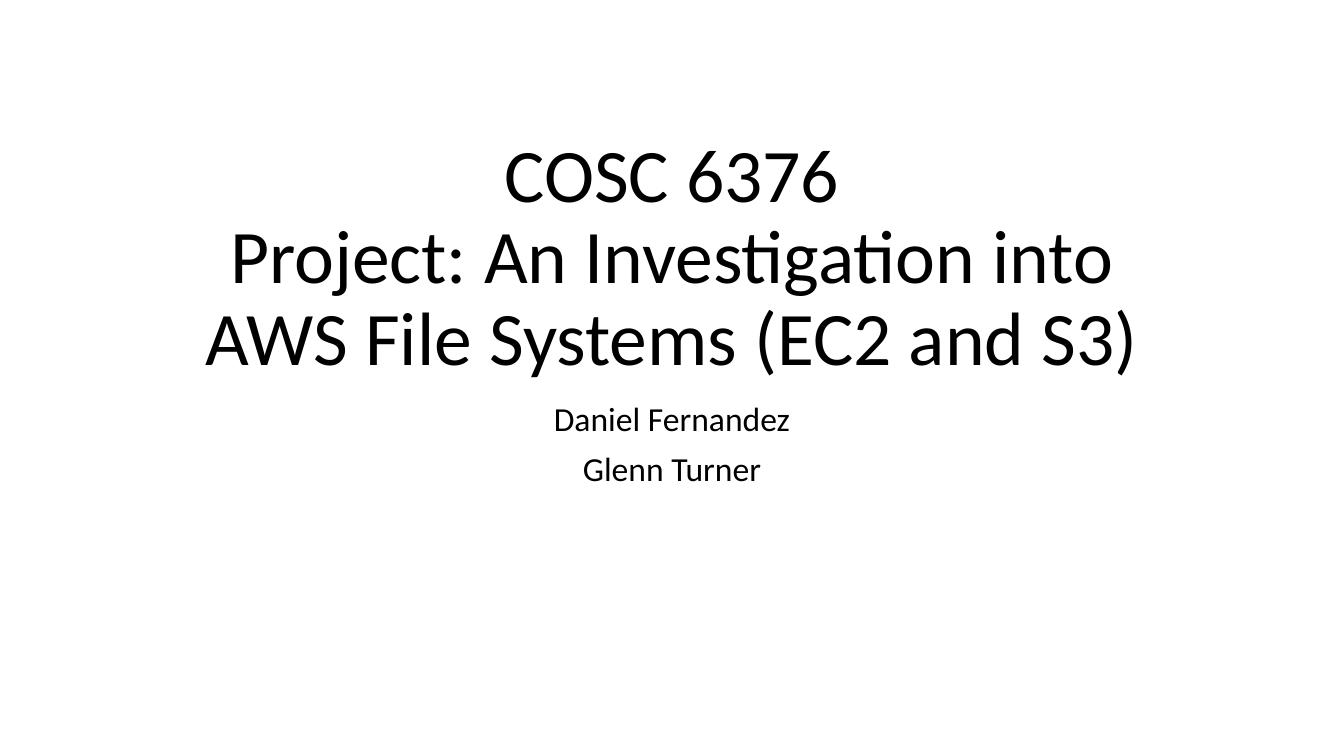
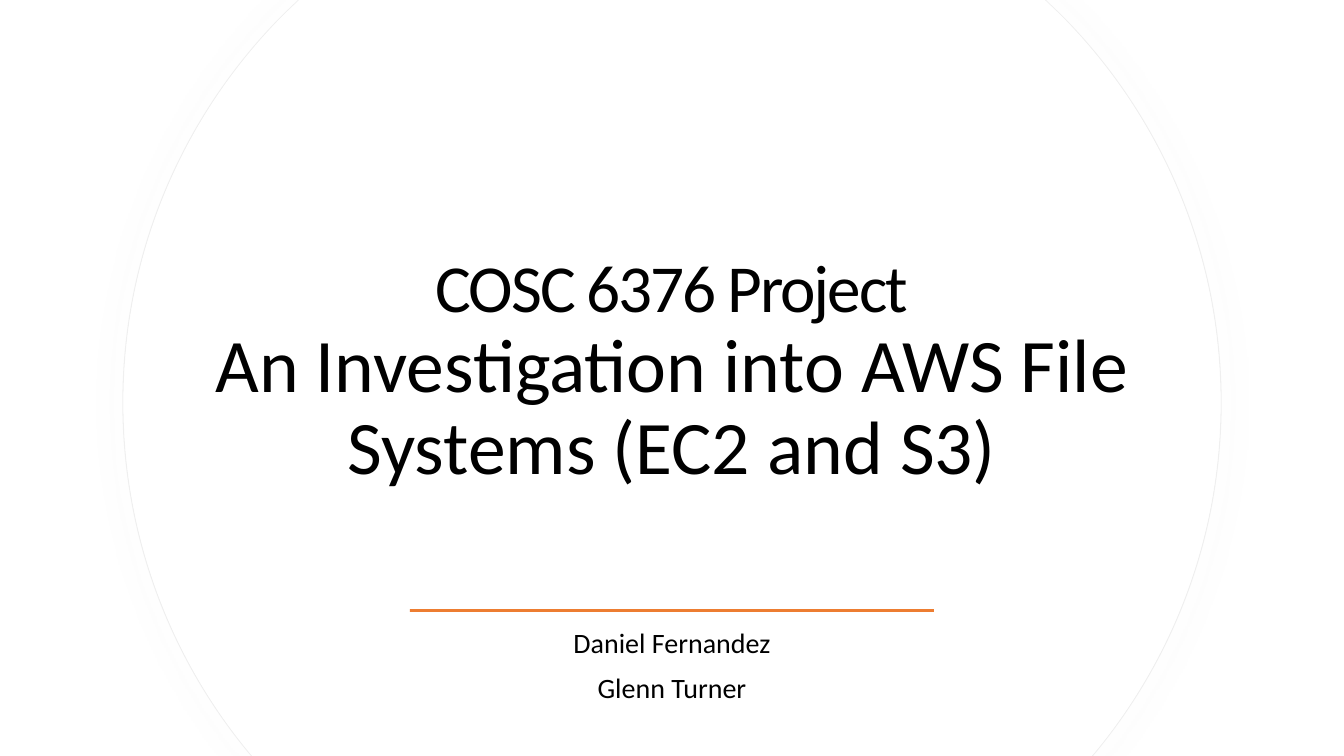
Before and after one commit to glenntu15/BuildVoterDatabase, a slide deck: slide 1 of Proj_presentation.pptx. Drawn at 1344x756 pixels with LibreOffice and Linux fonts; fonts in the diff are those of the drawing. Boxes give left, top, right and bottom in pixels: in the first picture for what was removed or moved away, otherwise in the second. Text is boxed around its words. In the diff, an @@ line names an element or a change of style, - is before the commit and + after.

```diff
--- a/Proj_presentation.pptx
+++ b/Proj_presentation.pptx
@@ freeform shape added at <box>123,0,1222,756</box>, fill #FFFFFF, outline #EFEFEF 0.75 pt @@
@@ freeform shape added at <box>124,0,1221,756</box>, fill #FFFFFF @@
@@ title "COSC 6376 Project An Investigation ..." at <box>216,265,1128,487</box>: vertical alignment bottom to middle @@
@@ title at <box>216,265,1128,487</box>: text changed @@
-COSC 6376
-Project: An Investigation into AWS File Systems (EC2 and S3)
+COSC 6376 Project
+An Investigation into AWS File Systems (EC2 and S3)
@@ subtitle "Daniel Fernandez": place and size @@
-subtitle "Daniel Fernandez" at <box>554,407,790,482</box>
+subtitle "Daniel Fernandez" at <box>573,633,771,699</box>
@@ subtitle "Daniel Fernandez" at <box>573,633,771,699</box>: size 24 to 20 pt; vertical alignment top to middle @@
@@ rectangle added at <box>410,609,935,612</box>, fill #ED7D31 @@
```
Also in this commit, not shown: 6 other slides changed.
